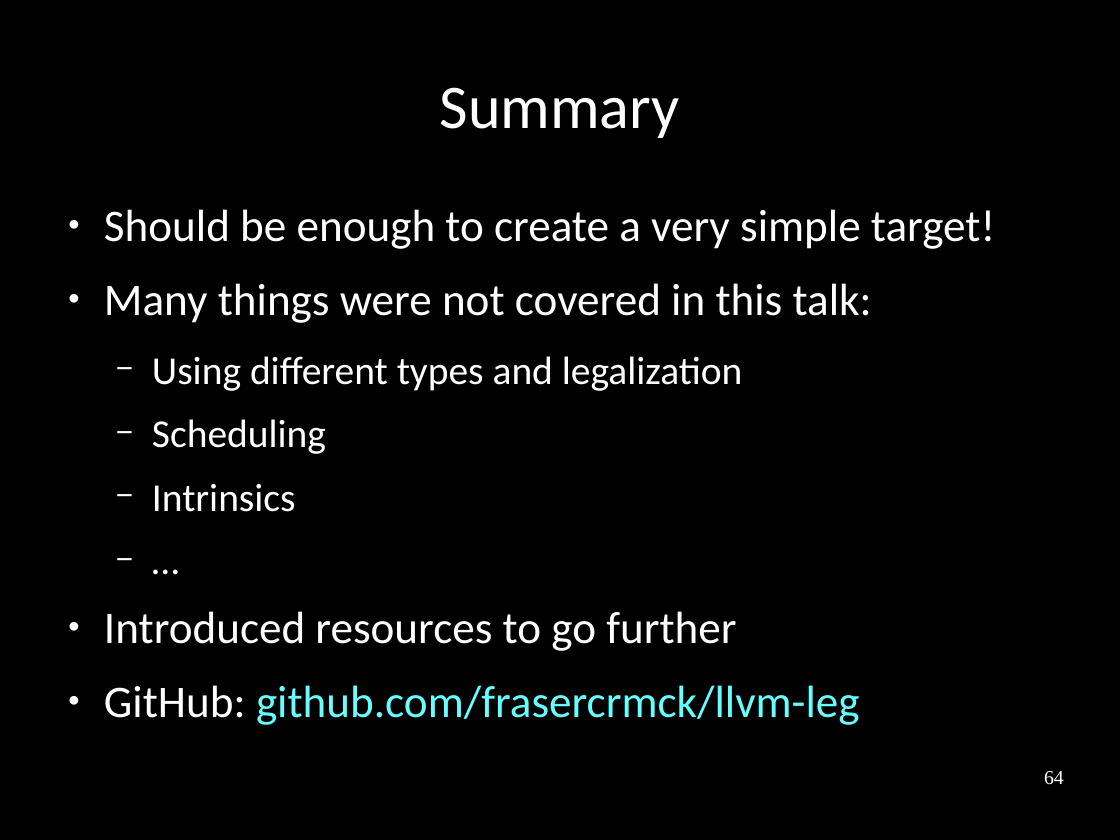
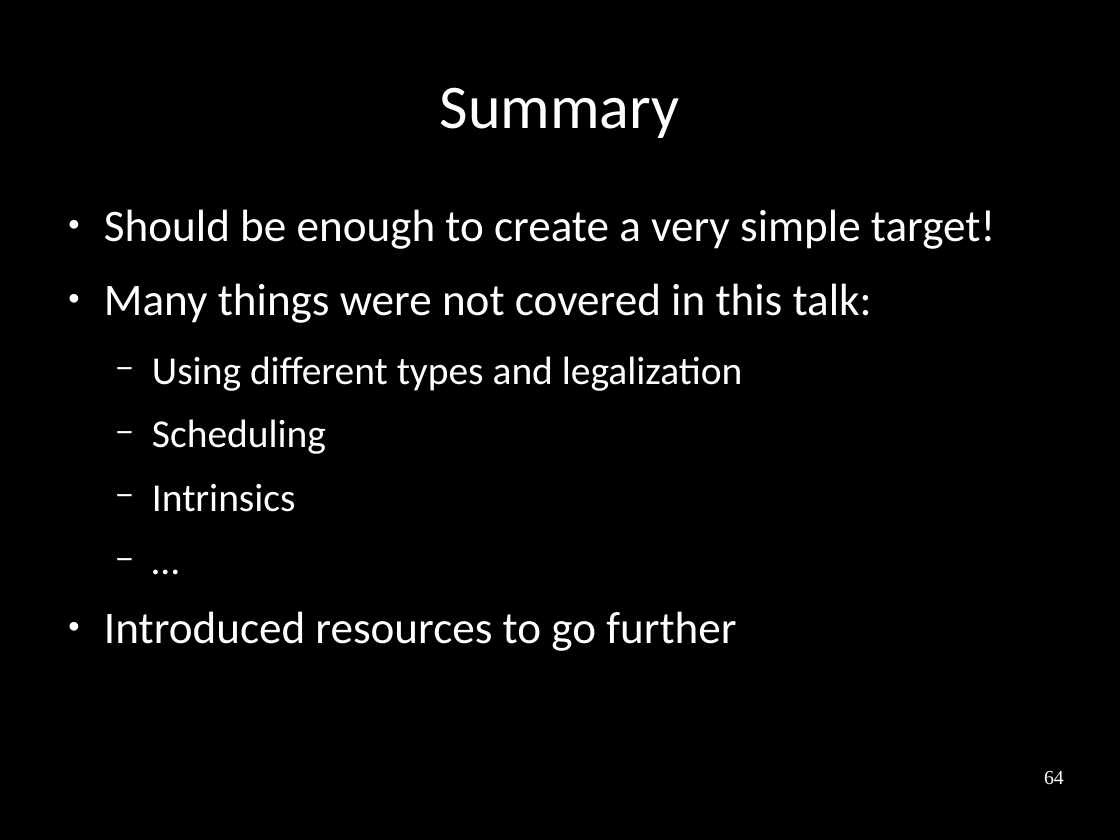
Before and after one commit to frasercrmck/llvm-leg, a slide deck: slide 64 of docs/Codeplay/Slides.odp. Drawn at 1120x840 pixels with LibreOffice and Linux fonts; fonts in the diff are those of the drawing. Boxes give left, top, right and bottom in pixels: in the first picture for what was removed or moved away, otherwise in the second. Text is boxed around its words. In the diff, an @@ line names an element or a change of style, - is before the commit and + after.

Commit message:
Fixing code text box / file name layout.

```diff
--- a/docs/Codeplay/Slides.odp
+++ b/docs/Codeplay/Slides.odp
@@ text at (104, 685, 860, 725): paragraph removed @@
-● GitHub: github.com/frasercrmck/llvm-leg
```
Also in this commit, not shown: 16 other slides changed.
